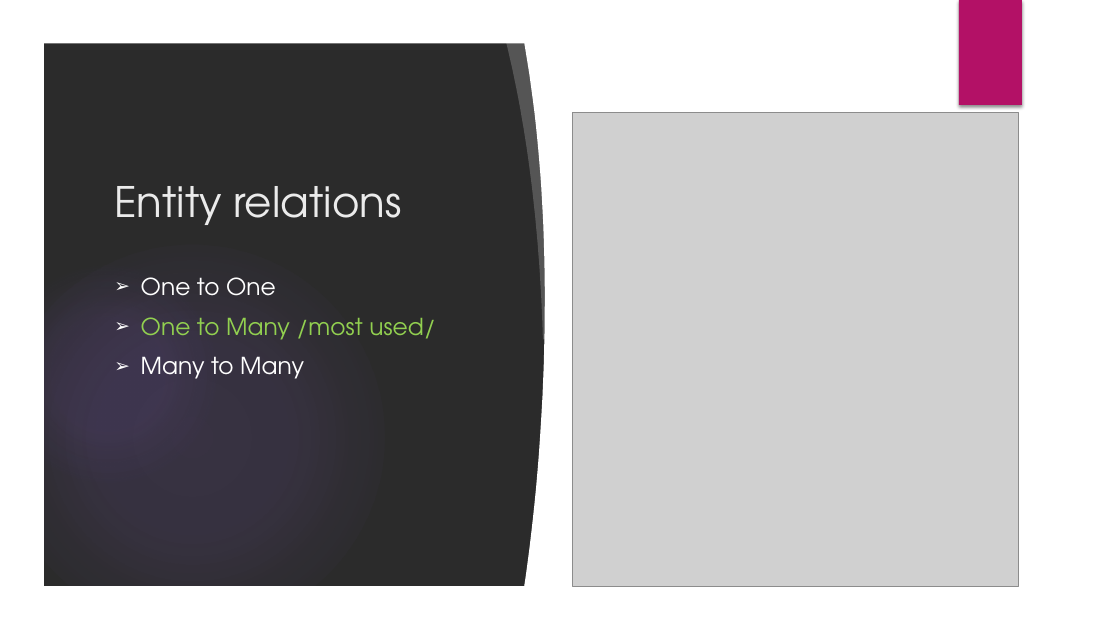
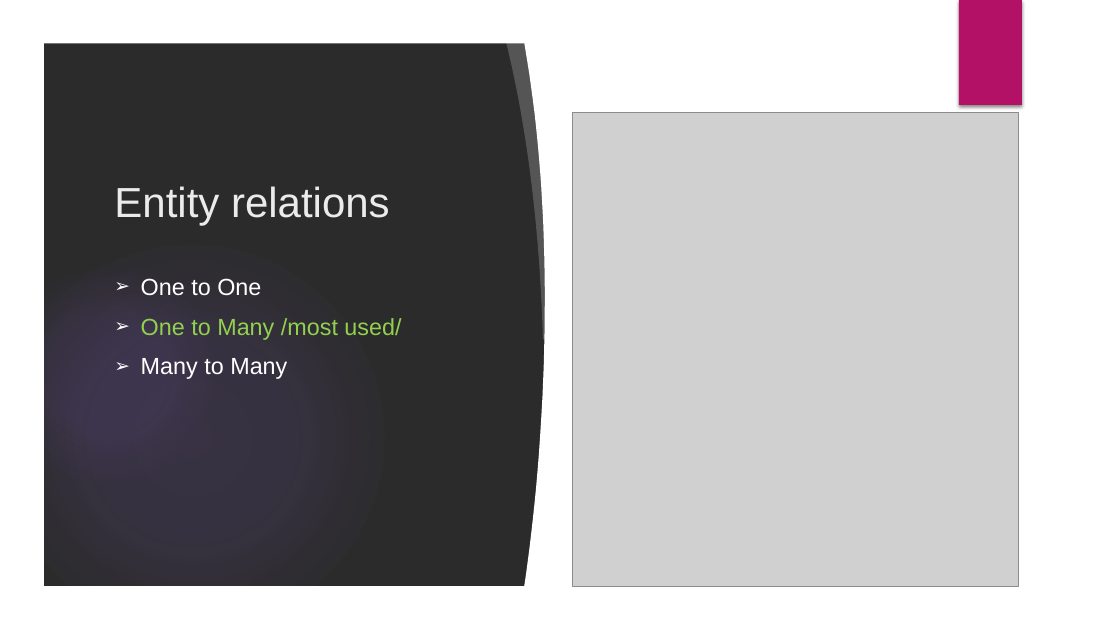
Before and after one commit to velizar92/TSK_Presentations, a slide deck: slide 14 of Databases_and_EntityFrameworkCore.pptx. Drawn at 1120x630 pixels with LibreOffice and Linux fonts; fonts in the diff are those of the drawing; grey boxes stand for pictures; background and template pictures are left out; a plain dark background stands for a picture behind light text. Boxes give left, top, right and bottom in pixels: in the first picture for what was removed or moved away, otherwise in the second. Text is boxed around its words. In the diff, an @@ line names an element or a change of style, - is before the commit and + after.

Commit message:
Add right font (Arial)

```diff
--- a/Databases_and_EntityFrameworkCore.pptx
+++ b/Databases_and_EntityFrameworkCore.pptx
@@ title "Entity relations" at <box>114,186,390,226</box>: font TeX Gyre Adventor to Arial @@
@@ text "One to One" at <box>141,278,401,379</box>: font TeX Gyre Adventor to Arial @@
```
Also in this commit, not shown: 1 other slide changed.
